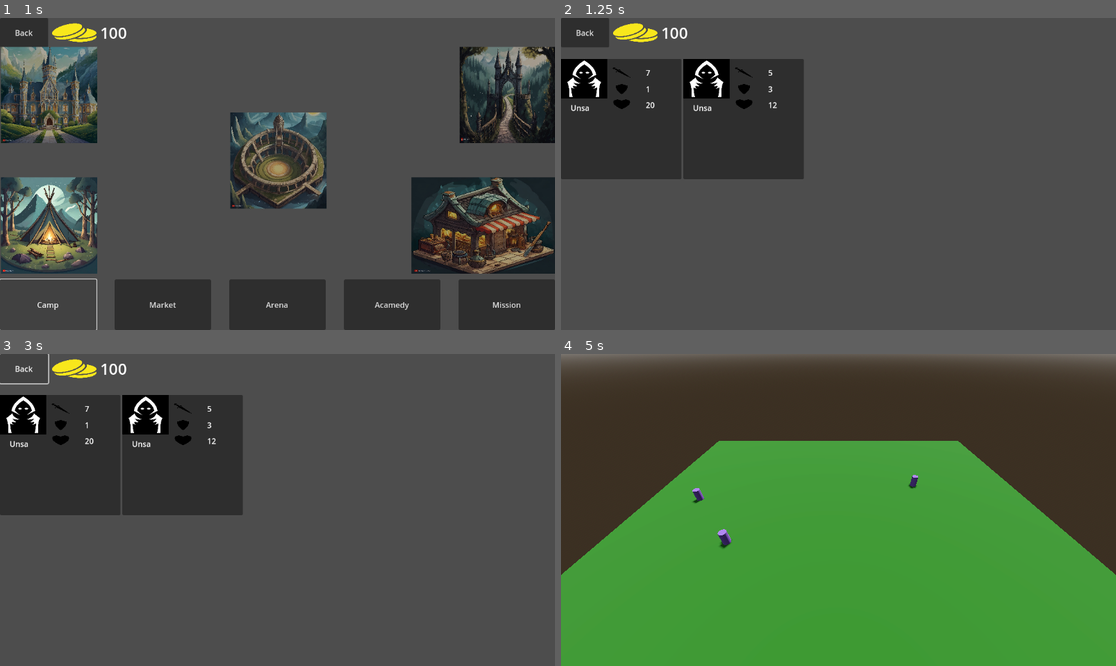
Above: before the commit, frames 1-4 (two rows, left to right).
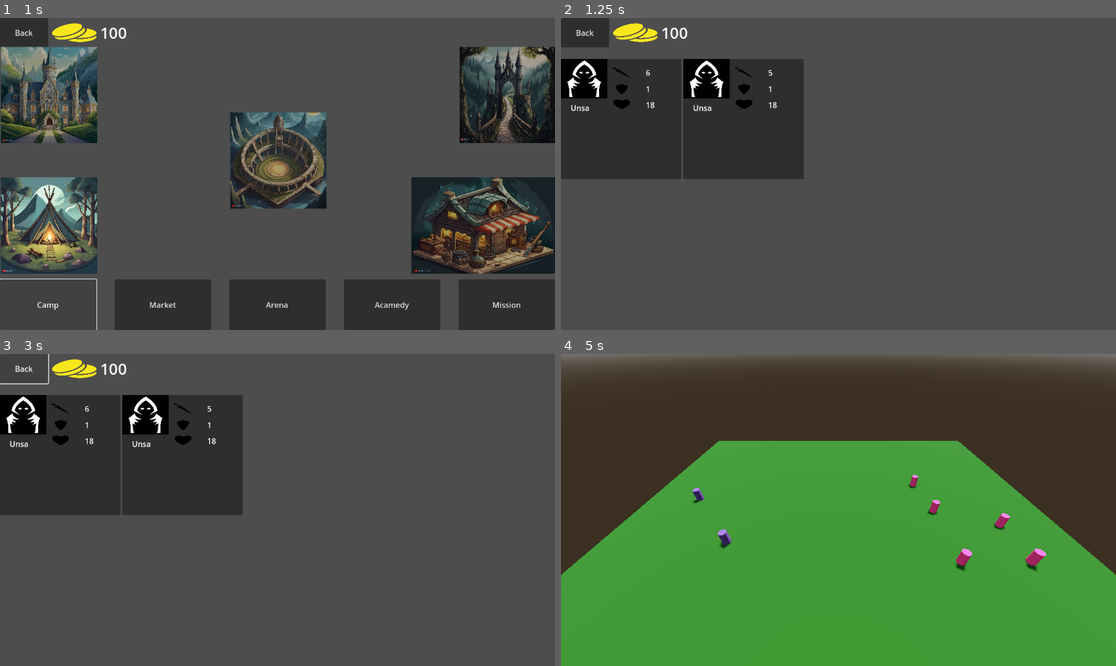
Above: after the commit, the same moments.

Repository: ualisars/ManagementPrototype
Game: Godot game, scene res://Interface/player_interface.tscn
Two runs of this game, one before a commit and one after it. Both use one fixed random seed, a clock stepped at 60 frames per second and the inputs below.
Inputs (mouse positions are in pixels of both pictures, inside the frame that each line leads up to):
- Up to frame 1 (1 s): click "Camp" at 0.5 s
- Up to frame 2 (1.25 s): no input
- Up to frame 3 (3 s): move the mouse to (399, 494) at 1.27 s; press the mouse at (399, 494) at 1.28 s; tap Enter at 2 s; move the mouse to (166, 525) at 2.02 s; release the mouse at (166, 525) at 2.03 s; click (166, 525) at 2.1 s; click "Back" at 2.75 s
- Up to frame 4 (5 s): click "Market" at 3.5 s; click "Arena" at 4.25 s

Frame 1 is identical in both runs. In frame 2, less than 0.1% of the frame differs, in the area x 15-39%, y 16-29%; in frame 3, less than 0.1%; in frame 4, 0.5%, in the area x 25-88%, y 38-70%.

Commit message:
add enemy units to arena

Diff:
--- a/Characters/character.gd
+++ b/Characters/character.gd
@@ -9,7 +9,7 @@
 var player_color: String = "5e4086"
 var enemy_color: String = "fc4086"
 
-@onready var mesh_instance_3d: MeshInstance3D = $MeshInstance3D
+@onready var body: MeshInstance3D = $Body
 
 func init(characteristics: Node, player_controlled: bool) -> void:
 	attack = characteristics.attack
@@ -18,17 +18,12 @@
 	character_name = characteristics.character_name
 	is_player_controlled = player_controlled
 
-
-# Called when the node enters the scene tree for the first time.
 func _ready() -> void:
-	var mesh: MeshInstance3D = get_node("Body")
+	var material: StandardMaterial3D = StandardMaterial3D.new()
 
 	if is_player_controlled:
-		mesh.material_override.albedo_color = player_color
+		material.albedo_color = player_color
 	else:
-		mesh.material_override.albedo_color = enemy_color
+		material.albedo_color = enemy_color
 
-
-# Called every frame. 'delta' is the elapsed time since the previous frame.
-func _process(delta: float) -> void:
-	pass
+	body.material_override = material
--- a/Characters/character.tscn
+++ b/Characters/character.tscn
@@ -1,13 +1,10 @@
-[gd_scene load_steps=5 format=3 uid="uid://bhgcgbcjowf80"]
+[gd_scene load_steps=4 format=3 uid="uid://bhgcgbcjowf80"]
 
 [ext_resource type="Script" path="res://Characters/character.gd" id="1_gnmmy"]
 
 [sub_resource type="StandardMaterial3D" id="StandardMaterial3D_445sv"]
 
-[sub_resource type="StandardMaterial3D" id="StandardMaterial3D_0x8si"]
-
 [sub_resource type="CylinderMesh" id="CylinderMesh_3pw2q"]
-material = SubResource("StandardMaterial3D_0x8si")
 
 [node name="Character" type="Node3D"]
 script = ExtResource("1_gnmmy")
--- a/Characters/character_characteristics.tscn
+++ b/Characters/character_characteristics.tscn
@@ -1,6 +1,6 @@
 [gd_scene load_steps=2 format=3 uid="uid://dcfnx44yiswu5"]
 
-[ext_resource type="Script" path="res://Character.gd" id="1_uu10y"]
+[ext_resource type="Script" path="res://Characters/Character.gd" id="1_gbli2"]
 
 [node name="CharacterCharacteristics" type="Node"]
-script = ExtResource("1_uu10y")
+script = ExtResource("1_gbli2")
--- a/Scenes/arena_scene.gd
+++ b/Scenes/arena_scene.gd
@@ -21,22 +21,25 @@
 	Vector3(14.0, 0, 6)
 ]
 
-# Called when the node enters the scene tree for the first time.
 func _ready() -> void:
-	for characteristic in Player.party:
-		var index = rng.randi_range(0, player_locations.size() - 1)
+	place_characters_on_arena(Player.party, player_locations, true)
+	place_characters_on_arena(ArenaManager.generate_enemies(), enemy_locations, false)
 
-		var location = player_locations[index]
+func place_characters_on_arena(
+	characteristics: Array,
+	locations: Array,
+	is_player: bool
+	) -> void:
+	for characteristic in characteristics:
+		var index = rng.randi_range(0, locations.size() - 1)
+
+		var location = locations[index]
 
 		var character: Node3D = CharacterScene.instantiate()
-		character.init(characteristic, true)
+		character.init(characteristic, is_player)
 
 		character.global_position = location
 
-		player_locations.remove_at(index)
+		locations.remove_at(index)
 
 		add_child(character)
-
-# Called every frame. 'delta' is the elapsed time since the previous frame.
-func _process(delta: float) -> void:
-	pass
--- /dev/null
+++ b/World/arena_manager.gd
@@ -0,0 +1,20 @@
+extends Node
+
+
+
+func generate_enemies() -> Array:
+	var enemies: Array = []
+	for i in range(4):
+		var characteristics = CharacterGenerator.create_character()
+		enemies.append(characteristics)
+
+	return enemies
+
+# Called when the node enters the scene tree for the first time.
+func _ready() -> void:
+	pass # Replace with function body.
+
+
+# Called every frame. 'delta' is the elapsed time since the previous frame.
+func _process(delta: float) -> void:
+	pass
--- /dev/null
+++ b/World/arena_manager.tscn
@@ -0,0 +1,6 @@
+[gd_scene load_steps=2 format=3 uid="uid://dxjhn0aogw41c"]
+
+[ext_resource type="Script" path="res://World/arena_manager.gd" id="1_42kme"]
+
+[node name="ArenaManager" type="Node"]
+script = ExtResource("1_42kme")
--- a/World/character_generator.tscn
+++ b/World/character_generator.tscn
@@ -1,6 +1,6 @@
 [gd_scene load_steps=2 format=3 uid="uid://dsmdg162bnkdb"]
 
-[ext_resource type="Script" path="res://CharacterGenerator.gd" id="1_psv77"]
+[ext_resource type="Script" path="res://World/CharacterGenerator.gd" id="1_psv77"]
 
 [node name="CharacterGenerator" type="Node"]
 script = ExtResource("1_psv77")
--- a/World/messenger.tscn
+++ b/World/messenger.tscn
@@ -1,6 +1,6 @@
 [gd_scene load_steps=2 format=3 uid="uid://dycjib21yuh5a"]
 
-[ext_resource type="Script" path="res://Messenger.gd" id="1_0i02c"]
+[ext_resource type="Script" path="res://World/Messenger.gd" id="1_0i02c"]
 
 [node name="Messenger" type="Node"]
 script = ExtResource("1_0i02c")
--- a/World/player.tscn
+++ b/World/player.tscn
@@ -1,6 +1,6 @@
 [gd_scene load_steps=2 format=3 uid="uid://c0x26dywwjuvj"]
 
-[ext_resource type="Script" path="res://Player.gd" id="1_loj14"]
+[ext_resource type="Script" path="res://World/Player.gd" id="1_loj14"]
 
 [node name="Player" type="Node"]
 script = ExtResource("1_loj14")
--- a/project.godot
+++ b/project.godot
@@ -20,6 +20,7 @@
 Player="*res://World/player.tscn"
 Messenger="*res://World/messenger.tscn"
 CharacterGenerator="*res://World/character_generator.tscn"
+ArenaManager="*res://World/arena_manager.tscn"
 
 [input]
 
Renamed: Character.gd -> Characters/Character.gd
Renamed: CharacterGenerator.gd -> World/CharacterGenerator.gd
Renamed: Messenger.gd -> World/Messenger.gd
Renamed: Player.gd -> World/Player.gd
